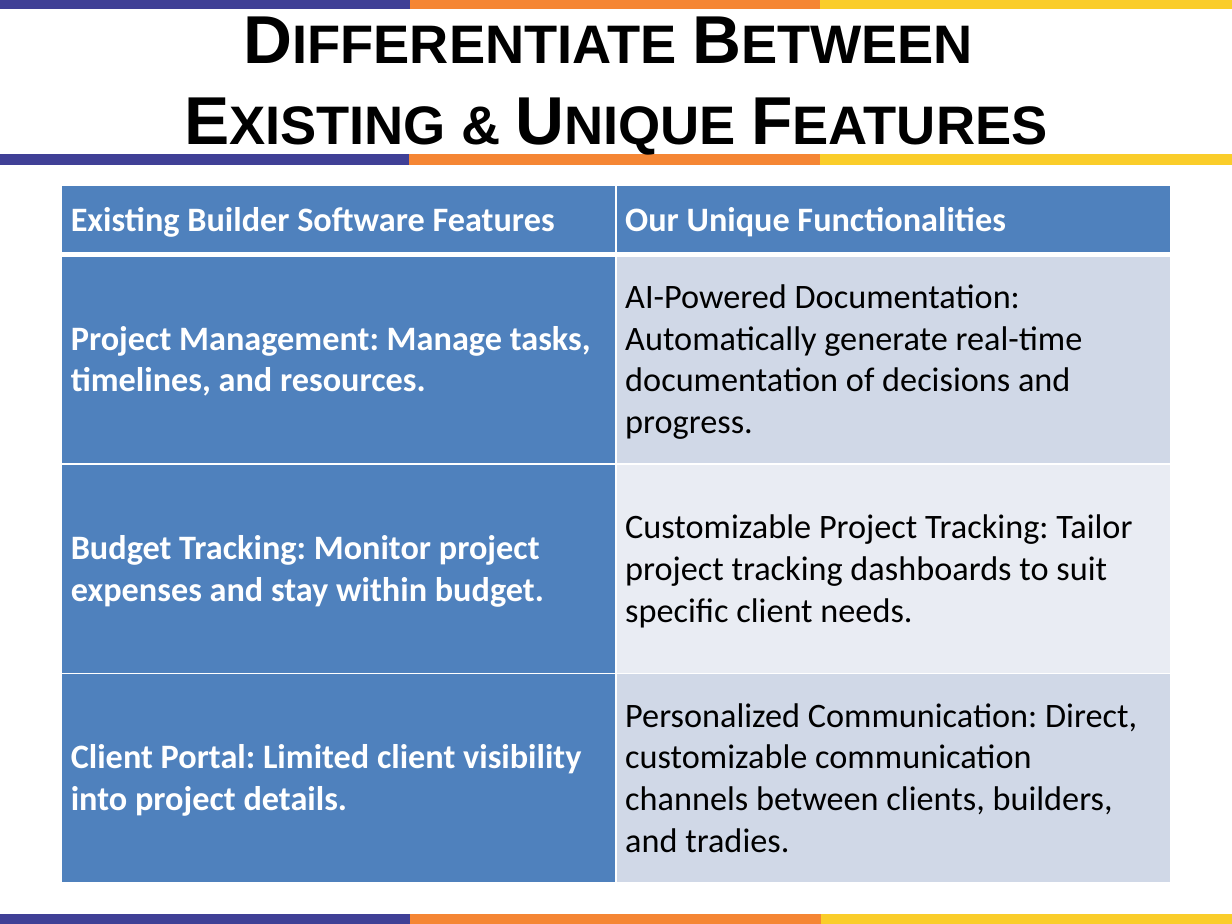
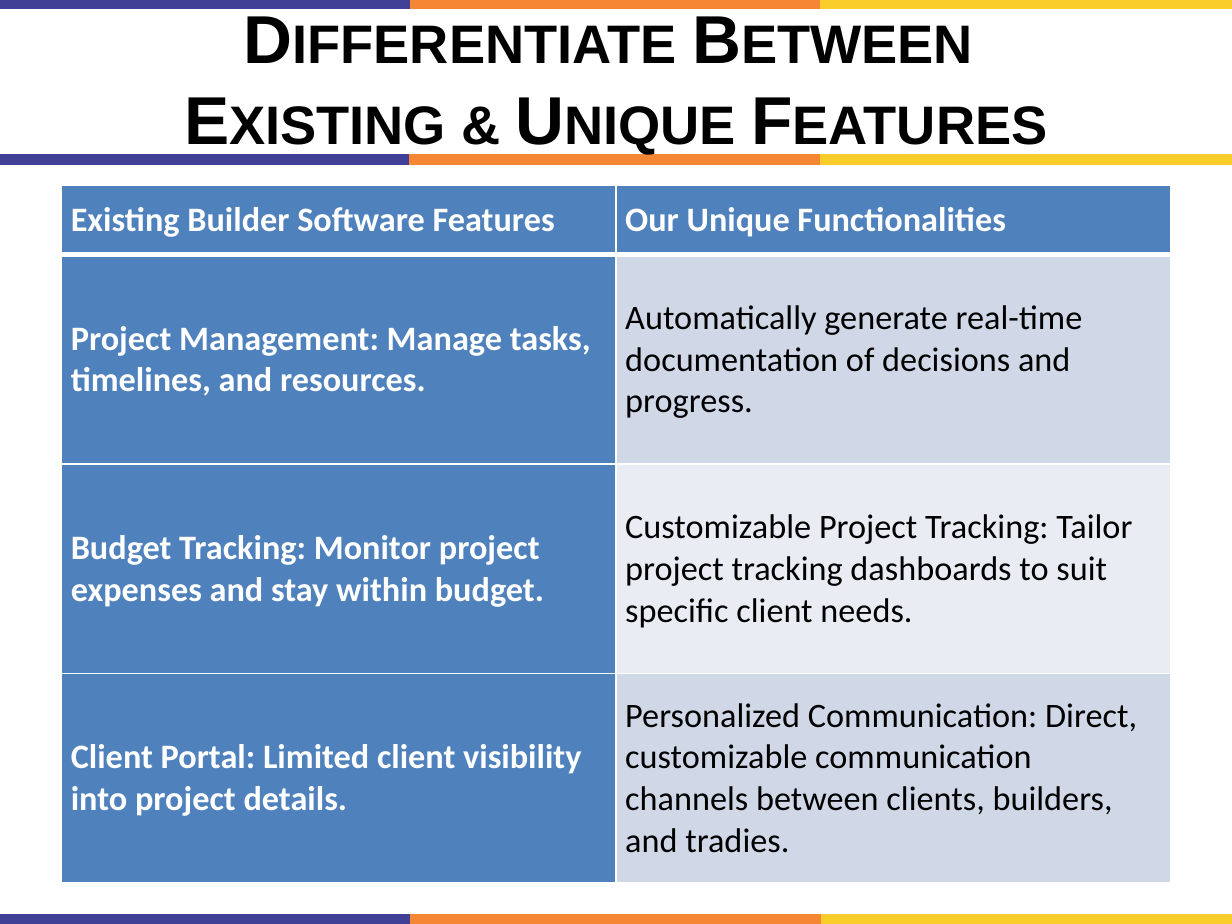
Before and after one commit to engineershoaibakhter/University-Courses, a slide deck: slide 6 of My 7th Semester/FYP/FYP PPT.pptx. Drawn at 1232x924 pixels with LibreOffice and Linux fonts; fonts in the diff are those of the drawing. Boxes give left, top, right and bottom in pixels: in the first picture for what was removed or moved away, otherwise in the second. Text is boxed around its words. In the diff, an @@ line names an element or a change of style, - is before the commit and + after.

```diff
--- a/My 7th Semester/FYP/FYP PPT.pptx
+++ b/My 7th Semester/FYP/FYP PPT.pptx
@@ table at [62, 185, 1170, 883] @@
-row 2, column 2: AI-Powered Documentation: Automatically generate real-time documentation of decisions and progress.
+row 2, column 2: Automatically generate real-time documentation of decisions and progress.
```
Also in this commit, not shown: 9 other slides changed, 1 other file.
